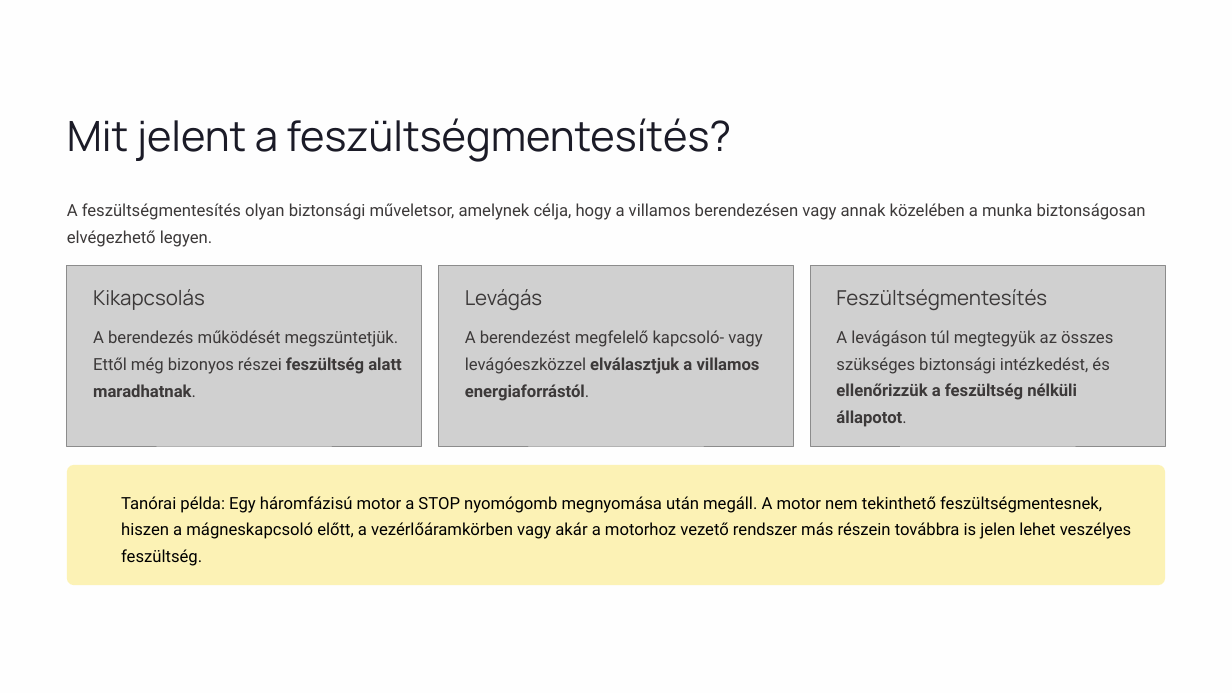
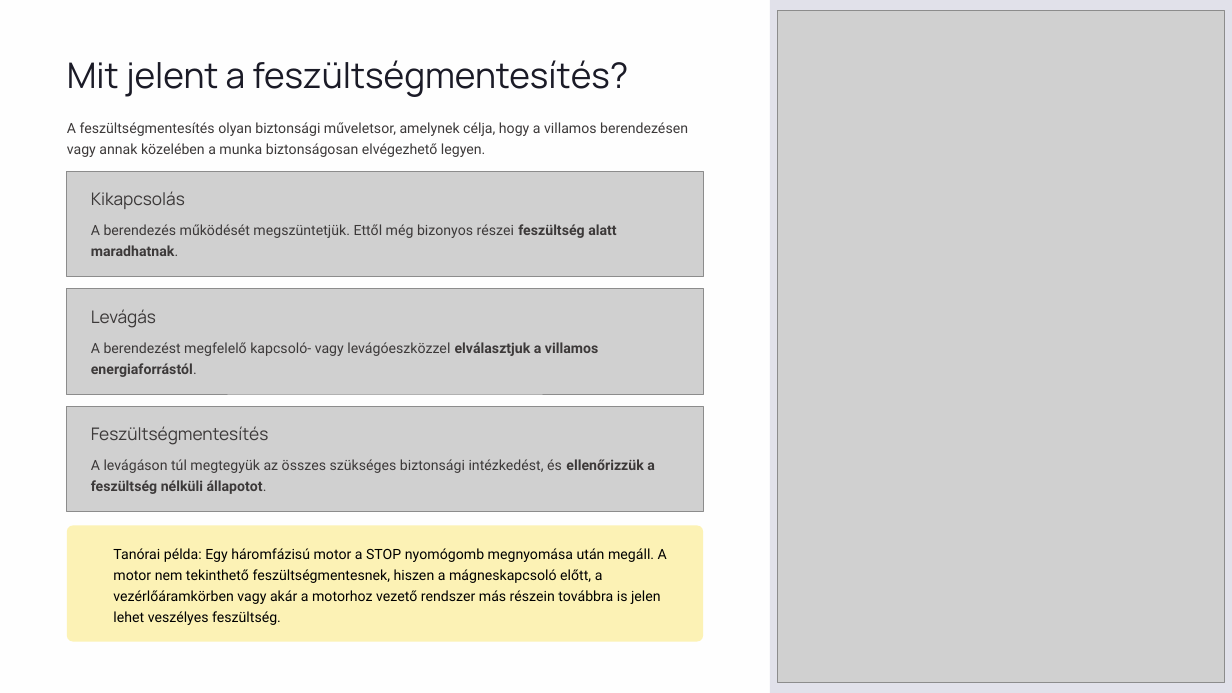
Before and after one commit to zsfazekas65-stack/IAP, a slide deck: slide 4 of ppt/villamosszereles11/03_het.pptx. Drawn at 1232x693 pixels with LibreOffice and Linux fonts; fonts in the diff are those of the drawing; grey boxes stand for pictures; background and template pictures are left out. Boxes give left, top, right and bottom in pixels: in the first picture for what was removed or moved away, otherwise in the second. Text is boxed around its words. In the diff, an @@ line names an element or a change of style, - is before the commit and + after.

```diff
--- a/ppt/villamosszereles11/03_het.pptx
+++ b/ppt/villamosszereles11/03_het.pptx
@@ rectangle added at [770,0,1232,693], fill #E1E1EA @@
@@ picture added at [777,11,1225,683] @@
@@ text "Mit jelent a feszültségmentesítés?": place and size @@
-text "Mit jelent a feszültségmentesítés?" at [67,118,731,162]
+text "Mit jelent a feszültségmentesítés?" at [67,60,628,97]
@@ text "Mit jelent a feszültségmentesítés?" at [67,60,628,97]: size 32.5 to 27.5 pt @@
@@ text "A feszültségmentesítés olyan biztonsági műveletsor, ...": place and size @@
-text "A feszültségmentesítés olyan biztonsági műveletsor, ..." at [67,203,1146,247]
+text "A feszültségmentesítés olyan biztonsági műveletsor, ..." at [67,122,688,157]
@@ picture added at [67,172,703,277] @@
@@ text "Kikapcsolás": place and size @@
-text "Kikapcsolás" at [93,289,205,310]
+text "Kikapcsolás" at [91,191,185,209]
@@ text "A berendezés működését megszüntetjük. Ettől ...": place and size @@
-text "A berendezés működését megszüntetjük. Ettől ..." at [93,330,401,397]
+text "A berendezés működését megszüntetjük. Ettől ..." at [91,224,616,256]
@@ picture removed at [67,266,421,446] @@
@@ picture removed at [439,266,794,446] @@
@@ picture removed at [811,266,1165,446] @@
@@ picture added at [67,289,703,395] @@
@@ text "Levágás": place and size @@
-text "Levágás" at [465,289,542,310]
+text "Levágás" at [91,309,156,328]
@@ text "A berendezést megfelelő kapcsoló- vagy ...": place and size @@
-text "A berendezést megfelelő kapcsoló- vagy ..." at [465,330,762,401]
+text "A berendezést megfelelő kapcsoló- vagy ..." at [91,342,598,377]
@@ picture added at [67,407,703,512] @@
@@ size 16 to 13.5 pt in 3 elements at [91,309,156,328], [91,191,185,209], [91,426,269,445] @@
@@ text "Feszültségmentesítés": place and size @@
-text "Feszültségmentesítés" at [836,289,1047,310]
+text "Feszültségmentesítés" at [91,426,269,445]
@@ size 13 to 11 pt; line spacing 1.33 to 1.24 in 5 elements at [91,342,598,377], [113,548,667,625], [67,122,688,157], [91,224,616,256], [91,459,655,494] @@
@@ text "A levágáson túl megtegyük az ...": place and size @@
-text "A levágáson túl megtegyük az ..." at [836,330,1113,427]
+text "A levágáson túl megtegyük az ..." at [91,459,655,494]
@@ rounded rectangle: place and size @@
-rounded rectangle at [67,465,1165,585]
+rounded rectangle at [67,526,703,642]
@@ rounded rectangle at [67,526,703,642]: proportions changed @@
@@ text "Tanórai példa: Egy háromfázisú motor ...": place and size @@
-text "Tanórai példa: Egy háromfázisú motor ..." at [121,496,1132,566]
+text "Tanórai példa: Egy háromfázisú motor ..." at [113,548,667,625]
```
Also in this commit, not shown: 16 other slides changed.
